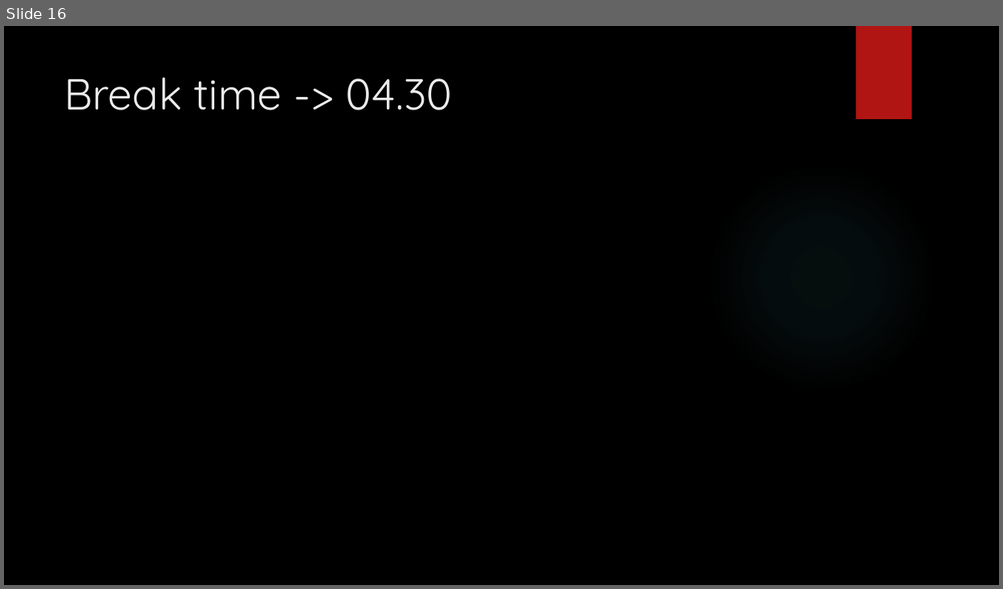
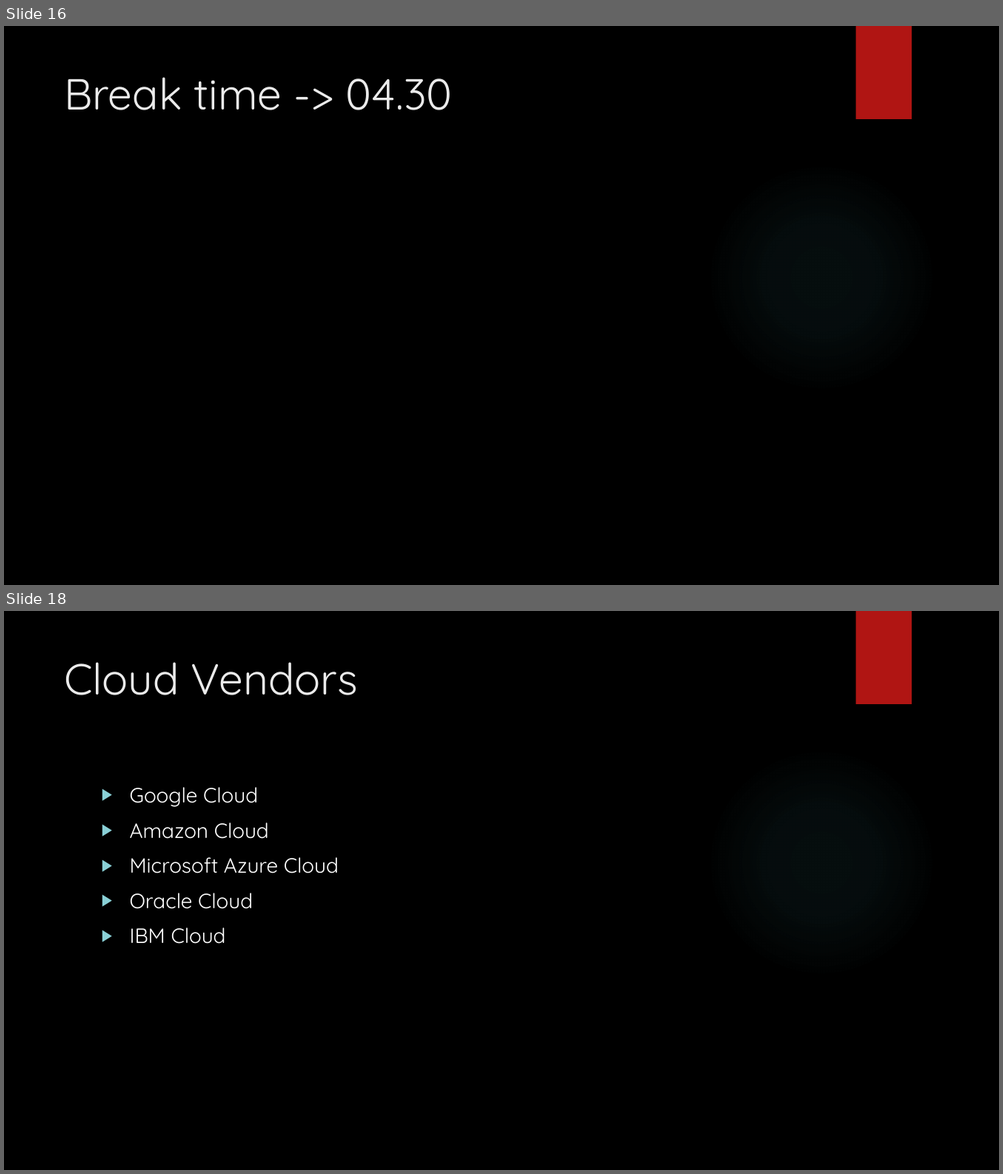
Before and after one commit to karthick1808/CDB21DW013, a slide deck: AWS - 2.pptx. Shown one above the other, each under a label of ours: slide 16 before the commit, slides 16 and 18 after it; the slides between them are not shown. The pictures are 1003x589 and 1003x1174 pixels, drawn with LibreOffice and Linux fonts; fonts in the diff are those of the drawing; background and template pictures are left out. Boxes give left, top, right and bottom in pixels: in the first picture for what was removed or moved away, otherwise in the second. Text is boxed around its words. In the diff, an @@ line names an element or a change of style, - is before the commit and + after.

```diff
--- a/AWS - 2.pptx
+++ b/AWS - 2.pptx
@@ slide 18 added at [4,611,999,1170], background picture (left out); not listed: 2 template elements that a slide beside it also shows @@
@@ title added at [64,662,358,695], 42 pt, text #EBEBEB @@
+Cloud Vendors
@@ text added at [130,787,338,944], 20 pt, text #FFFFFF @@
+▶ Google Cloud
+▶ Amazon Cloud
+▶ Microsoft Azure Cloud
+▶ Oracle Cloud
+▶ IBM Cloud
```
Also in this commit, not shown: 1 slide changed, 19 other slides added.
